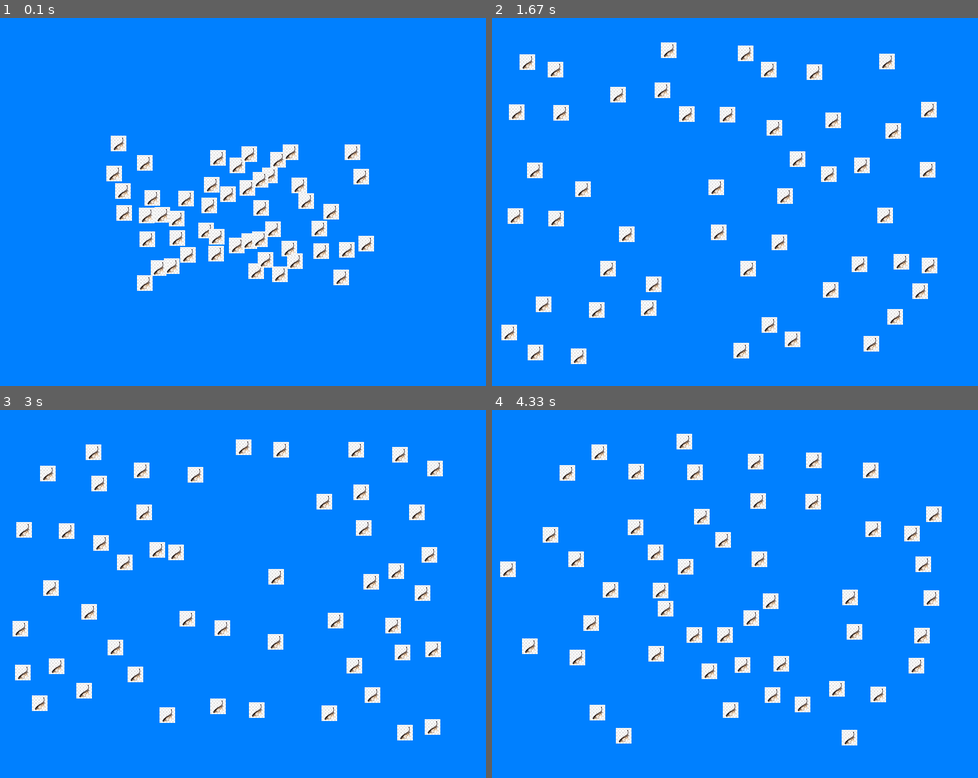
Above: before the commit, frames 1-4 (two rows, left to right).
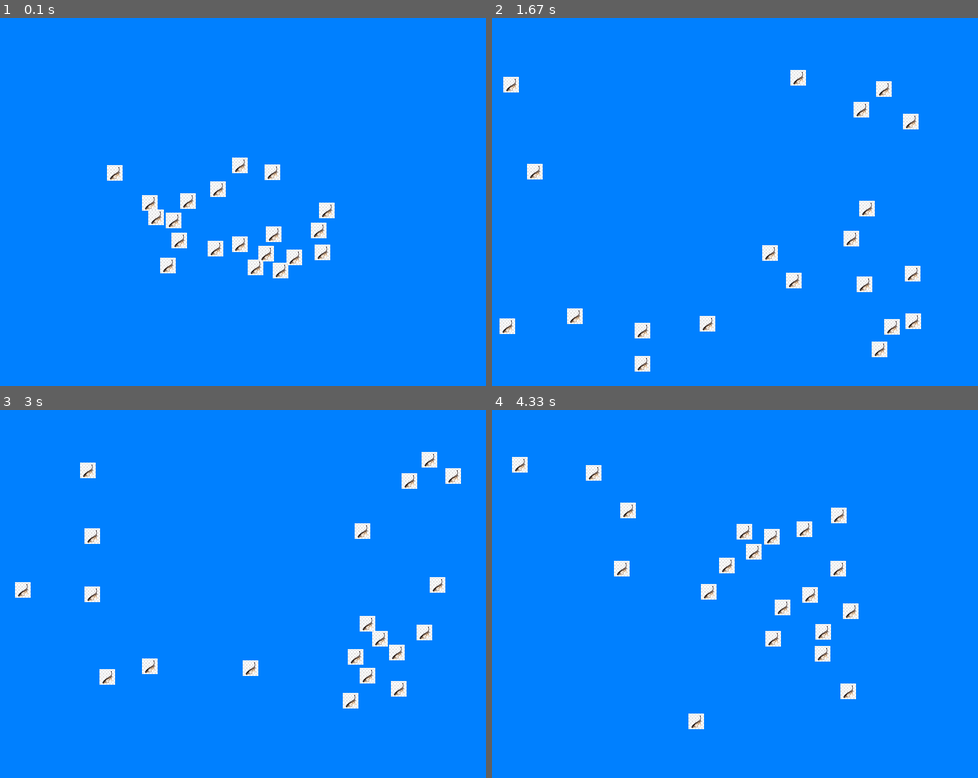
Above: after the commit, the same moments.

Repository: kaboevle/test
Game: pygame game, started from vectorpygame.py
The game is run twice, just before and just after one commit, with the same random seed, the same clock (stepped at 60 frames per second) and the same inputs.
Inputs:
- Up to frame 1 (0.1 s): no input
- Up to frame 2 (1.67 s): no input
- Up to frame 3 (3 s): no input
- Up to frame 4 (4.33 s): no input

The runs differ from the first frame. In frame 1, 6.4% of the frame differs, in the area x 21-77%, y 31-75%; in frame 2, 9.2%; in frame 3, 9.1%; in frame 4, 9.4%, in the area x 1-93%, y 6-92%.

Commit message:
Tilføjede alignment

Diff:
--- a/fish.py
+++ b/fish.py
@@ -24,14 +24,15 @@
         self.__pos = self.__pos + self.__vel
         self.bordercontrol2()
         self.__vel += self.separtion(flok, 50 , 10)
+        self.__vel += self.alignment(flok, 50 , 0.25)
         if self.__vel.x > 3:
-            self.__vel.x = random.uniform(0,2)
+            self.__vel.x = random.uniform(0.1,2)
         if self.__vel.x < -3:
-            self.__vel.x = random.uniform(-2,0)
+            self.__vel.x = random.uniform(-2,-0.1)
         if self.__vel.y > 3:
-            self.__vel.y = random.uniform(0,2)
+            self.__vel.y = random.uniform(0.1,2)
         if self.__vel.y < -3:
-            self.__vel.y = random.uniform(-2,0)
+            self.__vel.y = random.uniform(-2,-0.1)
 
     def draw(self,screen):
         screen.blit(self.__img,(self.__pos.x,self.__pos.y))
@@ -58,3 +59,18 @@
                 if distance < tooclose:
                     separation_vector += (self.__pos - fish.pos).normalize() / distance
         return(separation_vector * separation_factor)
+
+    def alignment(self, flok, visible_distance, alignemt_factor):
+        alignment_vector = Vector(0,0)
+        count = 0
+        for fish in flok:
+            if fish != self:
+                distance = self.__pos.distance(fish.pos)
+                if distance < visible_distance:
+                    alignment_vector += fish.__vel
+                    count += 1
+        if count > 0:
+             alignment_vector /= count
+             #alignment_vector = (alignment_vector - self.__vel)
+             return (alignment_vector.normalize() * alignemt_factor)
+        return (alignment_vector)
--- a/vectorpygame.py
+++ b/vectorpygame.py
@@ -8,7 +8,7 @@
     screen = pygame.display.set_mode((800, 600))
     clock = pygame.time.Clock()
     running = True
-    fisk = flok(50,'Fisk.png')
+    fisk = flok(20,'Fisk.png')
     while running:
         for event in pygame.event.get():
             if event.type == pygame.QUIT:
